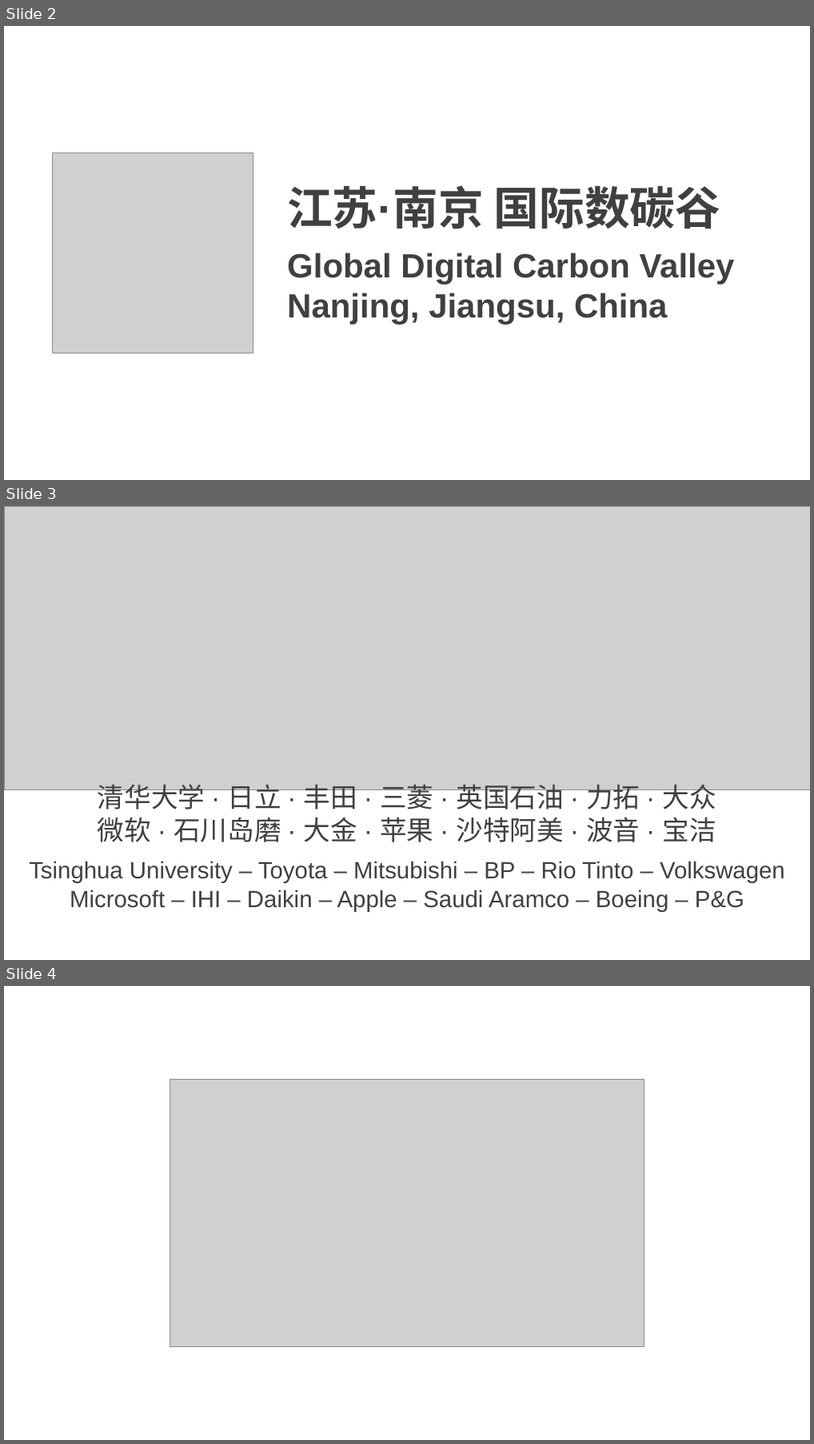
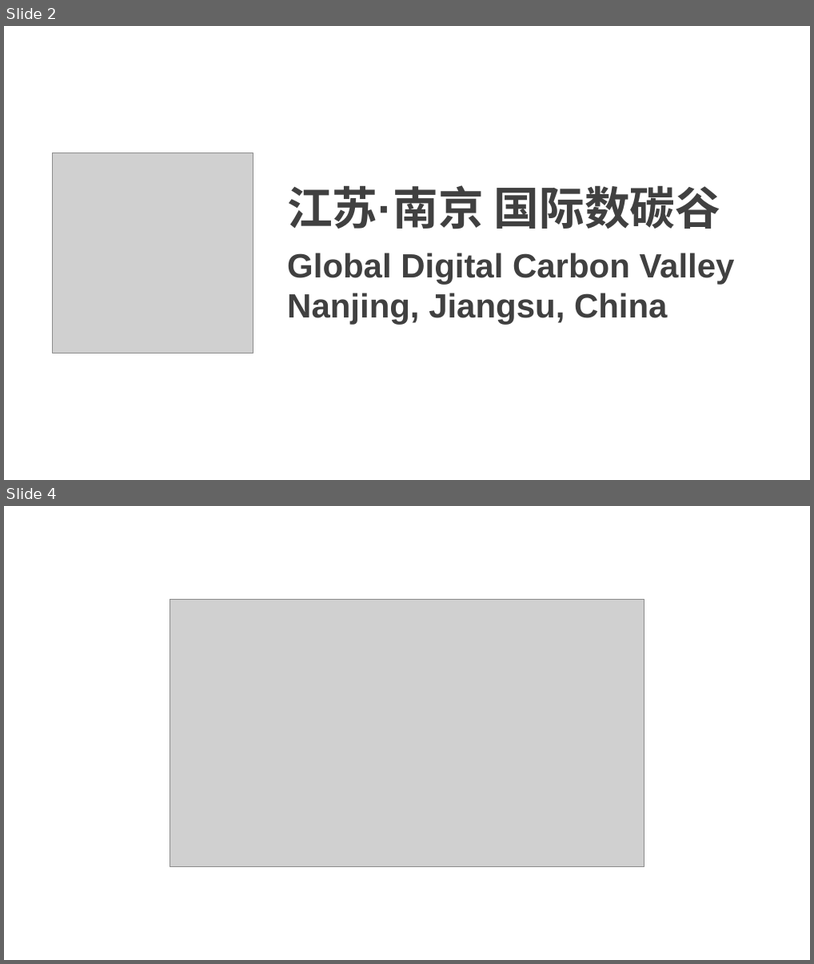
Before and after one commit to linancn/cfia, a slide deck: static/img/tg-forum/partner-logo/logos.pptx. Shown one above the other, each under a label of ours: slides 2, 3 and 4 before the commit, slides 2 and 4 after it; the slides between them are not shown. The pictures are 814x1444 and 814x964 pixels, drawn with LibreOffice and Linux fonts; fonts in the diff are those of the drawing; grey boxes stand for pictures. Boxes give left, top, right and bottom in pixels: in the first picture for what was removed or moved away, otherwise in the second. Text is boxed around its words. In the diff, an @@ line names an element or a change of style, - is before the commit and + after.

```diff
--- a/static/img/tg-forum/partner-logo/logos.pptx
+++ b/static/img/tg-forum/partner-logo/logos.pptx
@@ slide 3 removed at [4,506,810,960], background #FFFFFF @@
@@ picture removed at [4,506,810,790] @@
@@ text removed at [29,780,786,912] @@
-清华大学 · 日立 · 丰田 · 三菱 · 英国石油 · 力拓 · 大众
-微软 · 石川岛磨 · 大金 · 苹果 · 沙特阿美 · 波音 · 宝洁
-Tsinghua University – Toyota – Mitsubishi – BP – Rio Tinto – Volkswagen
-Microsoft – IHI – Daikin – Apple – Saudi Aramco – Boeing – P&G
```
Also in this commit, not shown: 1 slide added, 3 other files.
